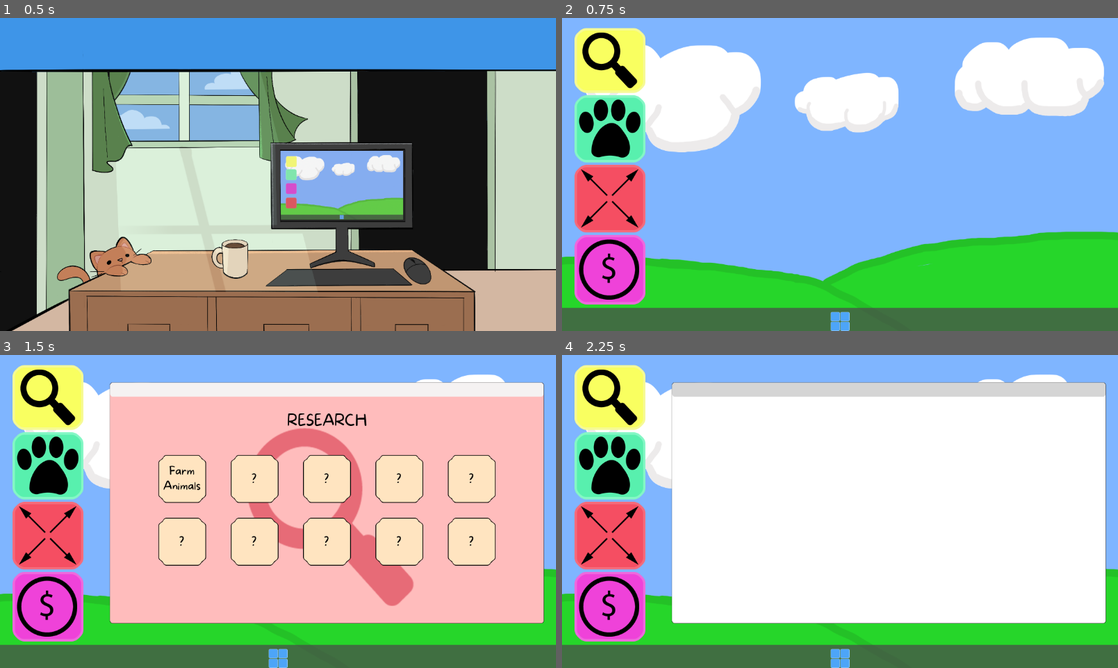
Above: before the commit, frames 1-4 (two rows, left to right).
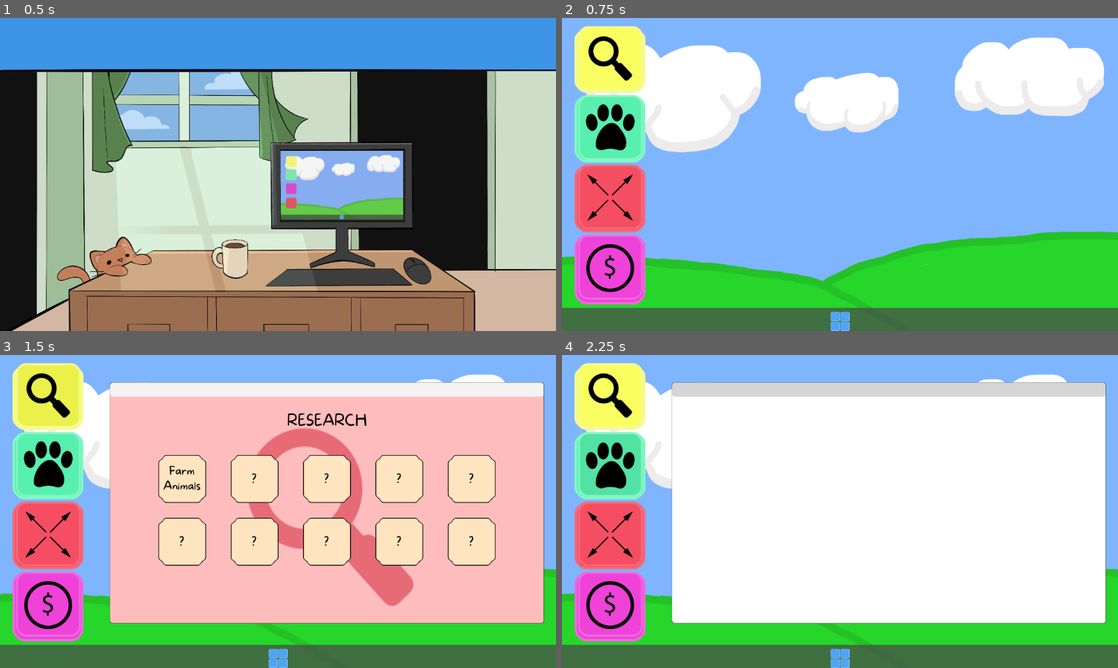
Above: after the commit, the same moments.

Repository: Gray-Alec58/gam-capstone
Game: Godot game, scene res://Scenes/office_scene.tscn
The game is run twice, just before and just after one commit, with the same random seed, the same clock (stepped at 60 frames per second) and the same inputs.
Inputs (mouse positions are in pixels of both pictures, inside the frame that each line leads up to):
- Up to frame 1 (0.5 s): no input
- Up to frame 2 (0.75 s): tap Enter at 0.5 s; move the mouse to (906, 183) at 0.52 s; click (906, 183) at 0.67 s
- Up to frame 3 (1.5 s): click (50, 395) at 1.27 s
- Up to frame 4 (2.25 s): click (612, 464) at 2.02 s

Frame 1 is identical in both runs. In frame 2, 3.1% of the frame differs, in the area x 2-15%, y 2-90%; in frame 3, 3.1%; in frame 4, 3.2%.

Commit message:
added button states and made them work

Diff:
--- a/Scenes/Scripts/full_screen_container.gd
+++ b/Scenes/Scripts/full_screen_container.gd
@@ -40,3 +40,32 @@
 	RescueWindow.visible = false
 	ExpandWindow.visible = false
 	FundraiseWindow.visible = true
+
+
+func _on_research_texture_button_pressed() -> void:
+	ResearchWindow1.visible = true
+	ResearchWindow2.visible = false
+	RescueWindow.visible = false
+	ExpandWindow.visible = false
+	FundraiseWindow.visible = false
+
+func _on_rescue_texture_button_pressed() -> void:
+	ResearchWindow1.visible = false
+	ResearchWindow2.visible = false
+	RescueWindow.visible = true
+	ExpandWindow.visible = false
+	FundraiseWindow.visible = false
+
+func _on_build_texture_button_pressed() -> void:
+	ResearchWindow1.visible = false
+	ResearchWindow2.visible = false
+	RescueWindow.visible = false
+	ExpandWindow.visible = true
+	FundraiseWindow.visible = false
+
+func _on_fundraise_texture_button_pressed() -> void:
+	ResearchWindow1.visible = false
+	ResearchWindow2.visible = false
+	RescueWindow.visible = false
+	ExpandWindow.visible = false
+	FundraiseWindow.visible = true
--- a/Scenes/computer_screen.tscn
+++ b/Scenes/computer_screen.tscn
@@ -6,25 +6,37 @@
 [ext_resource type="Texture2D" uid="uid://m58rrxr6ynxo" path="res://Art/UI_Exports/ResearchApp/ResearchIcon.png" id="2_itncf"]
 [ext_resource type="Texture2D" uid="uid://b53jige2ulpbl" path="res://Art/UI_Exports/RescueApp/RescueButton.png" id="3_fsh8q"]
 [ext_resource type="Texture2D" uid="uid://c56tsopfgi3wg" path="res://Art/UI_Exports/RescueApp/RescueIcon.png" id="4_b3akq"]
+[ext_resource type="Texture2D" uid="uid://d2raekvhdvey0" path="res://Art/UI_Exports/ResearchApp/ResearchNormal.png" id="5_3ia82"]
 [ext_resource type="Texture2D" uid="uid://dgqw6k3cj1xwc" path="res://Art/UI_Exports/ExpandApp/ExpandButton.png" id="5_jv7rh"]
 [ext_resource type="Texture2D" uid="uid://btxwfh7urjcg1" path="res://Art/UI_Exports/ExpandApp/ExpandIcon.png" id="6_4bj7o"]
+[ext_resource type="Texture2D" uid="uid://be4tmw4r8s3hs" path="res://Art/UI_Exports/ResearchApp/ResearchClick.png" id="6_svqil"]
+[ext_resource type="Texture2D" uid="uid://wp6nitls2l51" path="res://Art/UI_Exports/ResearchApp/ResearchHover.png" id="7_g3uet"]
 [ext_resource type="Texture2D" uid="uid://b21qg2wh8cviy" path="res://Art/UI_Exports/FundraiserApp/FundraiserButton.png" id="7_yvt5d"]
 [ext_resource type="Texture2D" uid="uid://sxtqn1b318ap" path="res://Art/UI_Exports/FundraiserApp/FundraiserIcon.png" id="8_35gut"]
 [ext_resource type="Texture2D" uid="uid://dt844j2edivar" path="res://Art/UI_Exports/ResearchApp/ResearchWindowBG.png" id="9_1fm7g"]
 [ext_resource type="Texture2D" uid="uid://c5yhv6ijd4n0g" path="res://Art/UI_Exports/RescueApp/RescueWindowBG.png" id="10_e6ljc"]
 [ext_resource type="Texture2D" uid="uid://mjmsgcdybsyj" path="res://Art/UI_Exports/ResearchApp/ResearchAnimalButton.png" id="10_jv7rh"]
+[ext_resource type="Texture2D" uid="uid://bvgcybt3rgik3" path="res://Art/UI_Exports/RescueApp/RescueNormal.png" id="10_xmxri"]
+[ext_resource type="Texture2D" uid="uid://b4j5xh55cpa4b" path="res://Art/UI_Exports/RescueApp/RescueClick.png" id="11_j3hoa"]
 [ext_resource type="Texture2D" uid="uid://dgurly0qlvwpl" path="res://Art/UI_Exports/RescueApp/RescueUI.png" id="11_sqaj2"]
 [ext_resource type="Texture2D" uid="uid://psiloyf4li7g" path="res://Art/UI_Exports/ExpandApp/ExpandWindowBG.png" id="12_8ptuv"]
 [ext_resource type="FontFile" uid="uid://cg0sgnllbk1h7" path="res://Art/Fonts/more-sugar.thin.ttf" id="12_b3akq"]
+[ext_resource type="Texture2D" uid="uid://bp2gha1vhajc5" path="res://Art/UI_Exports/RescueApp/RescueHover.png" id="12_qsnkp"]
 [ext_resource type="Texture2D" uid="uid://drp8e20hjg2ex" path="res://Art/UI_Exports/FundraiserApp/FundraiserWindowBG.png" id="13_df4cu"]
 [ext_resource type="Texture2D" uid="uid://cbba2owlie7gv" path="res://Art/UI_Exports/RescueApp/RescueYesButton.png" id="13_jv7rh"]
 [ext_resource type="Texture2D" uid="uid://d1eukqsgfc8aq" path="res://Art/UI_Exports/ResearchApp/ResearchWindow2/ClickToResearchButton.png" id="13_vo06u"]
 [ext_resource type="Texture2D" uid="uid://bhxdgga281bx8" path="res://Art/UI_Exports/RescueApp/RescueNoButton.png" id="14_4bj7o"]
 [ext_resource type="Texture2D" uid="uid://8hb26t7crroi" path="res://Art/UI_Exports/ResearchApp/ResearchWindow2/ProgressBar.png" id="14_u1iig"]
+[ext_resource type="Texture2D" uid="uid://bamnw2pepvb8v" path="res://Art/UI_Exports/ExpandApp/ExpandNormal.png" id="15_ffl3h"]
 [ext_resource type="Texture2D" uid="uid://hbnyaow6hgqh" path="res://Art/UI_Exports/ResearchApp/ResearchWindow2/AnimalButton.png" id="15_vfmy3"]
+[ext_resource type="Texture2D" uid="uid://cel23hv46urri" path="res://Art/UI_Exports/ExpandApp/ExpandClick.png" id="16_4wy8y"]
 [ext_resource type="Texture2D" uid="uid://b7wlllgppjcnj" path="res://Art/UI_Exports/ResearchApp/ResearchWindow2/LockIcon.png" id="16_820yq"]
+[ext_resource type="Texture2D" uid="uid://w6chahe3k0dp" path="res://Art/UI_Exports/ExpandApp/ExpandHover.png" id="17_bjoxt"]
 [ext_resource type="Texture2D" uid="uid://y6e5qi1uqo1m" path="res://Art/UI_Exports/ResearchApp/ResearchWindow2/AnimalFactUi.png" id="17_mak5i"]
 [ext_resource type="Texture2D" uid="uid://d38cxckouklf1" path="res://Art/ChickenUI.png" id="18_k5qay"]
+[ext_resource type="Texture2D" uid="uid://ddbllop8bms4m" path="res://Art/UI_Exports/FundraiserApp/FundraiserNormal.png" id="20_ik20o"]
+[ext_resource type="Texture2D" uid="uid://clcqg817x6c4w" path="res://Art/UI_Exports/FundraiserApp/FundraiserClick.png" id="21_vib8a"]
+[ext_resource type="Texture2D" uid="uid://b1pm0eb2s6hvd" path="res://Art/UI_Exports/FundraiserApp/FundraiserHover.png" id="22_x0hwp"]
 [ext_resource type="Texture2D" uid="uid://bn416rf81q3ir" path="res://Art/UI_Exports/ExpandApp/BuildButton.png" id="24_afqta"]
 [ext_resource type="Texture2D" uid="uid://iaoeot8o0yvx" path="res://Art/UI_Exports/ExpandApp/BuildIcon.png" id="25_avqr3"]
 [ext_resource type="Texture2D" uid="uid://b31omhrgbkgn5" path="res://Art/UI_Exports/ExpandApp/DemolishButton.png" id="26_ntevp"]
@@ -178,6 +190,17 @@
 icon = ExtResource("2_itncf")
 icon_alignment = 1
 
+[node name="ResearchTextureButton" type="TextureButton" parent="FullScreenContainer/AppContainer/ResearchApp" unique_id=1001687078]
+layout_mode = 0
+offset_top = -4.0
+offset_right = 150.0
+offset_bottom = 131.0
+texture_normal = ExtResource("5_3ia82")
+texture_pressed = ExtResource("6_svqil")
+texture_hover = ExtResource("7_g3uet")
+ignore_texture_size = true
+stretch_mode = 5
+
 [node name="RescueApp" type="Button" parent="FullScreenContainer/AppContainer" unique_id=1081295618]
 layout_mode = 2
 theme_override_styles/normal = SubResource("StyleBoxTexture_rbco8")
@@ -186,6 +209,16 @@
 icon = ExtResource("4_b3akq")
 icon_alignment = 1
 
+[node name="RescueTextureButton" type="TextureButton" parent="FullScreenContainer/AppContainer/RescueApp" unique_id=1657409499]
+layout_mode = 0
+offset_right = 150.0
+offset_bottom = 135.0
+texture_normal = ExtResource("10_xmxri")
+texture_pressed = ExtResource("11_j3hoa")
+texture_hover = ExtResource("12_qsnkp")
+ignore_texture_size = true
+stretch_mode = 5
+
 [node name="BuildApp" type="Button" parent="FullScreenContainer/AppContainer" unique_id=776850226]
 layout_mode = 2
 theme_override_styles/normal = SubResource("StyleBoxTexture_ndgsj")
@@ -194,12 +227,32 @@
 icon = ExtResource("6_4bj7o")
 icon_alignment = 1
 
+[node name="BuildTextureButton" type="TextureButton" parent="FullScreenContainer/AppContainer/BuildApp" unique_id=280470128]
+layout_mode = 0
+offset_right = 150.0
+offset_bottom = 135.0
+texture_normal = ExtResource("15_ffl3h")
+texture_pressed = ExtResource("16_4wy8y")
+texture_hover = ExtResource("17_bjoxt")
+ignore_texture_size = true
+stretch_mode = 5
+
 [node name="FundraiseApp" type="Button" parent="FullScreenContainer/AppContainer" unique_id=38679812]
 layout_mode = 2
 theme_override_styles/normal = SubResource("StyleBoxTexture_x8qmx")
 theme_override_styles/pressed = SubResource("StyleBoxTexture_x8qmx")
 theme_override_styles/hover = SubResource("StyleBoxTexture_x8qmx")
 icon = ExtResource("8_35gut")
+
+[node name="FundraiseTextureButton" type="TextureButton" parent="FullScreenContainer/AppContainer/FundraiseApp" unique_id=862157612]
+layout_mode = 0
+offset_right = 150.0
+offset_bottom = 135.0
+texture_normal = ExtResource("20_ik20o")
+texture_pressed = ExtResource("21_vib8a")
+texture_hover = ExtResource("22_x0hwp")
+ignore_texture_size = true
+stretch_mode = 5
 
 [node name="ResearchWindow1" type="MarginContainer" parent="FullScreenContainer" unique_id=2097095101]
 visible = false
@@ -823,8 +876,12 @@
 theme_override_styles/normal = SubResource("StyleBoxTexture_0subj")
 
 [connection signal="pressed" from="FullScreenContainer/AppContainer/ResearchApp" to="FullScreenContainer" method="_on_research_app_pressed"]
+[connection signal="pressed" from="FullScreenContainer/AppContainer/ResearchApp/ResearchTextureButton" to="FullScreenContainer" method="_on_research_texture_button_pressed"]
 [connection signal="pressed" from="FullScreenContainer/AppContainer/RescueApp" to="FullScreenContainer" method="_on_rescue_app_pressed"]
+[connection signal="pressed" from="FullScreenContainer/AppContainer/RescueApp/RescueTextureButton" to="FullScreenContainer" method="_on_rescue_texture_button_pressed"]
 [connection signal="pressed" from="FullScreenContainer/AppContainer/BuildApp" to="FullScreenContainer" method="_on_build_app_pressed"]
+[connection signal="pressed" from="FullScreenContainer/AppContainer/BuildApp/BuildTextureButton" to="FullScreenContainer" method="_on_build_texture_button_pressed"]
 [connection signal="pressed" from="FullScreenContainer/AppContainer/FundraiseApp" to="FullScreenContainer" method="_on_fundraise_app_pressed"]
+[connection signal="pressed" from="FullScreenContainer/AppContainer/FundraiseApp/FundraiseTextureButton" to="FullScreenContainer" method="_on_fundraise_texture_button_pressed"]
 [connection signal="pressed" from="FullScreenContainer/ResearchWindow1/WindowBackground/ScreenContainer/ButtonContainer/TopButtonContainer/FarmAnimals" to="FullScreenContainer" method="_on_farm_animals_pressed"]
 [connection signal="pressed" from="ExitButton" to="." method="_on_exit_button_pressed"]
Binary file added: Art/UI_Exports/ExpandApp/ExpandClick.png
Not shown, added: Art/UI_Exports/ExpandApp/ExpandClick.png.import
Binary file added: Art/UI_Exports/ExpandApp/ExpandHover.png
Not shown, added: Art/UI_Exports/ExpandApp/ExpandHover.png.import
Binary file added: Art/UI_Exports/ExpandApp/ExpandNormal.png
Not shown, added: Art/UI_Exports/ExpandApp/ExpandNormal.png.import
Binary file added: Art/UI_Exports/FundraiserApp/FundraiserClick.png
Not shown, added: Art/UI_Exports/FundraiserApp/FundraiserClick.png.import
Binary file added: Art/UI_Exports/FundraiserApp/FundraiserHover.png
Not shown, added: Art/UI_Exports/FundraiserApp/FundraiserHover.png.import
Binary file added: Art/UI_Exports/FundraiserApp/FundraiserNormal.png
Not shown, added: Art/UI_Exports/FundraiserApp/FundraiserNormal.png.import
(and 12 more such lines)
